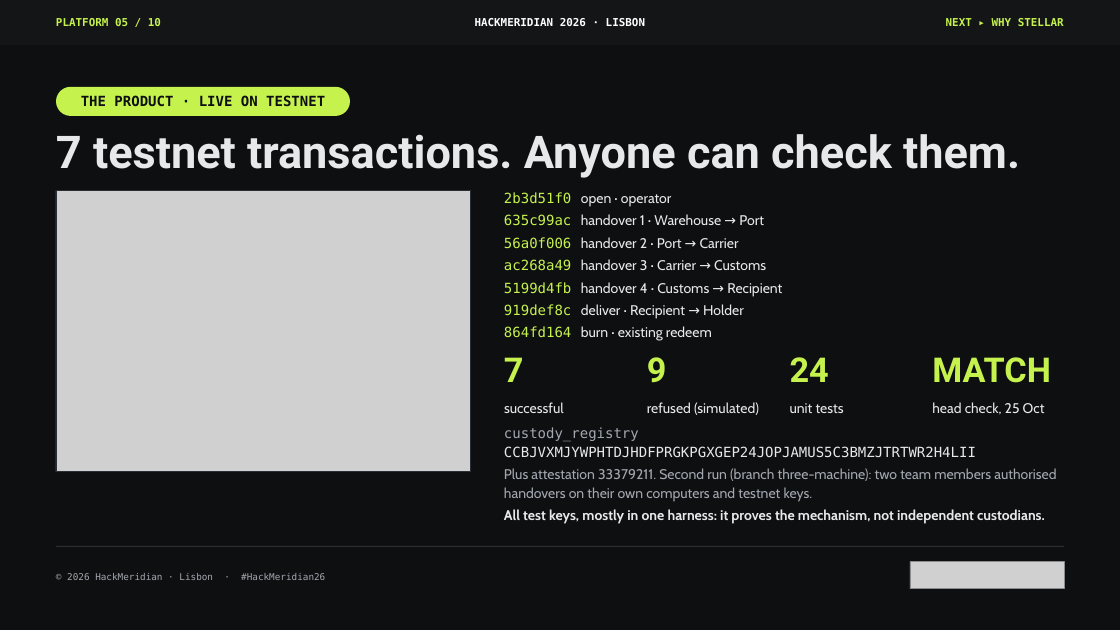
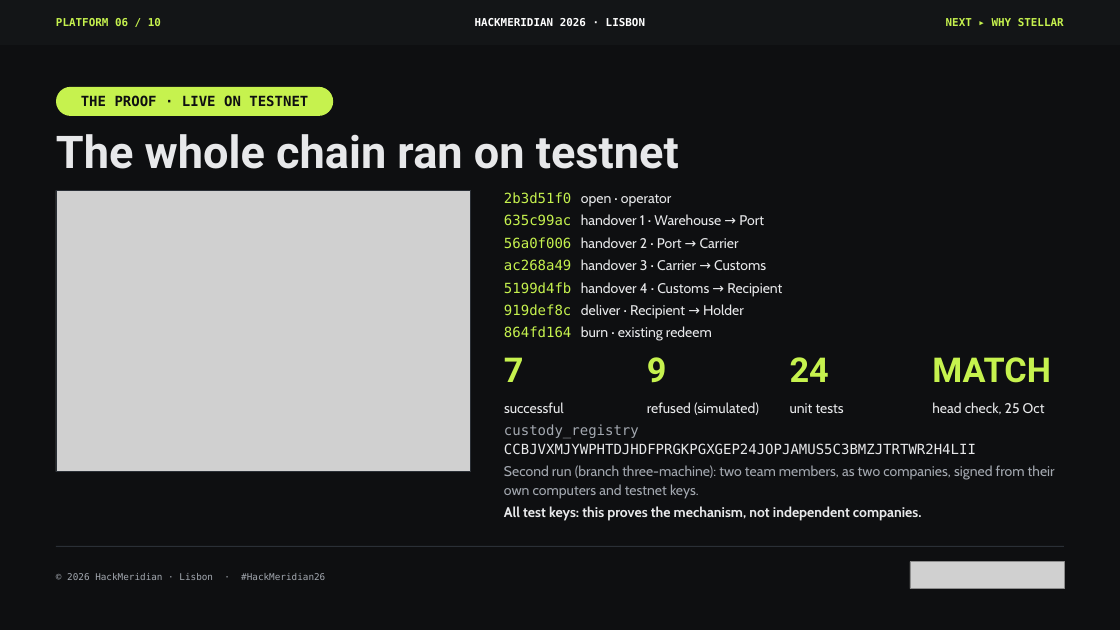
Before and after one commit to pwsaragossy/hackmeridian-cos, a slide deck: slide 6 of projects/hackmeridian-rail/deck/radox-custody-rail.pptx (slide 5 before the commit). Drawn at 1120x630 pixels with LibreOffice and Linux fonts; fonts in the diff are those of the drawing; grey boxes stand for pictures. Boxes give left, top, right and bottom in pixels: in the first picture for what was removed or moved away, otherwise in the second. Text is boxed around its words. In the diff, an @@ line names an element or a change of style, - is before the commit and + after.

```diff
--- a/projects/hackmeridian-rail/deck/radox-custody-rail.pptx
+++ b/projects/hackmeridian-rail/deck/radox-custody-rail.pptx
@@ rounded rectangle "THE PROOF · LIVE ON ...": place and size @@
-rounded rectangle "THE PROOF · LIVE ON ..." at [56, 87, 350, 116]
+rounded rectangle "THE PROOF · LIVE ON ..." at [56, 87, 333, 116]
@@ text in rounded rectangle at [81, 95, 308, 106]: text changed @@
-THE PRODUCT · LIVE ON TESTNET
+THE PROOF · LIVE ON TESTNET
@@ text at [56, 134, 679, 169]: text changed @@
-7 testnet transactions. Anyone can check them.
+The whole chain ran on testnet
@@ text at [504, 465, 1055, 521]: text changed @@
-Plus attestation 33379211. Second run (branch three-machine): two team members authorised handovers on their own computers and testnet keys.
-All test keys, mostly in one harness: it proves the mechanism, not independent custodians.
+Second run (branch three-machine): two team members, as two companies, signed from their own computers and testnet keys.
+All test keys: this proves the mechanism, not independent companies.
```
Also in this commit, not shown: 8 other slides changed, 2 other files.
